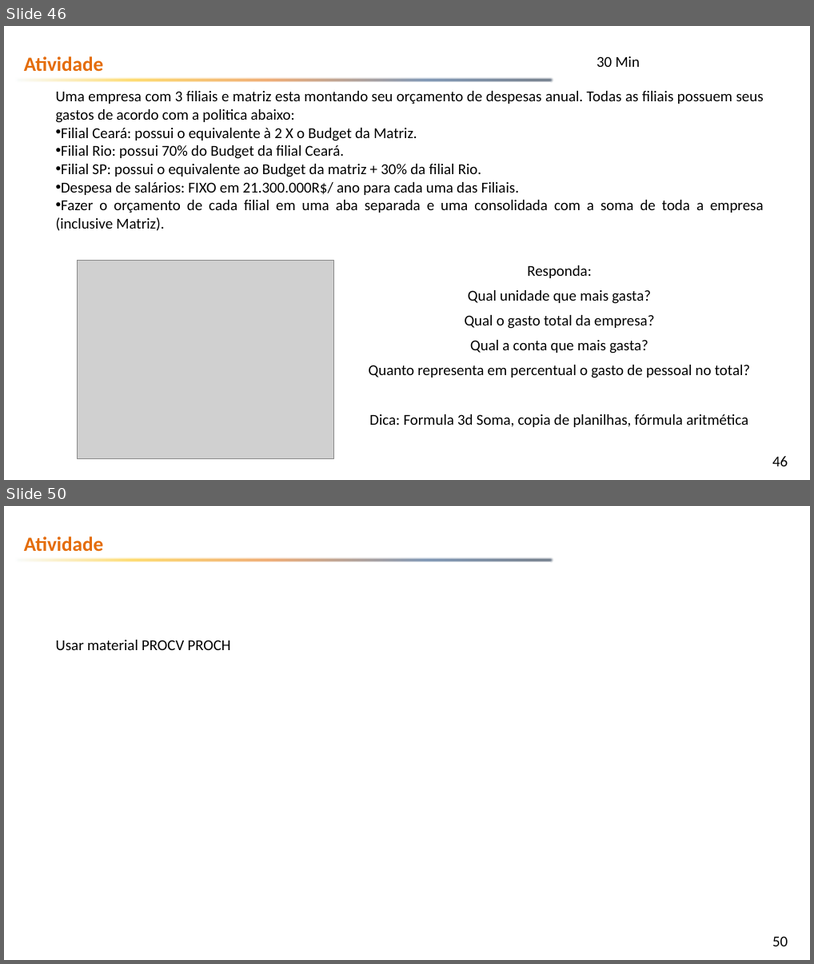
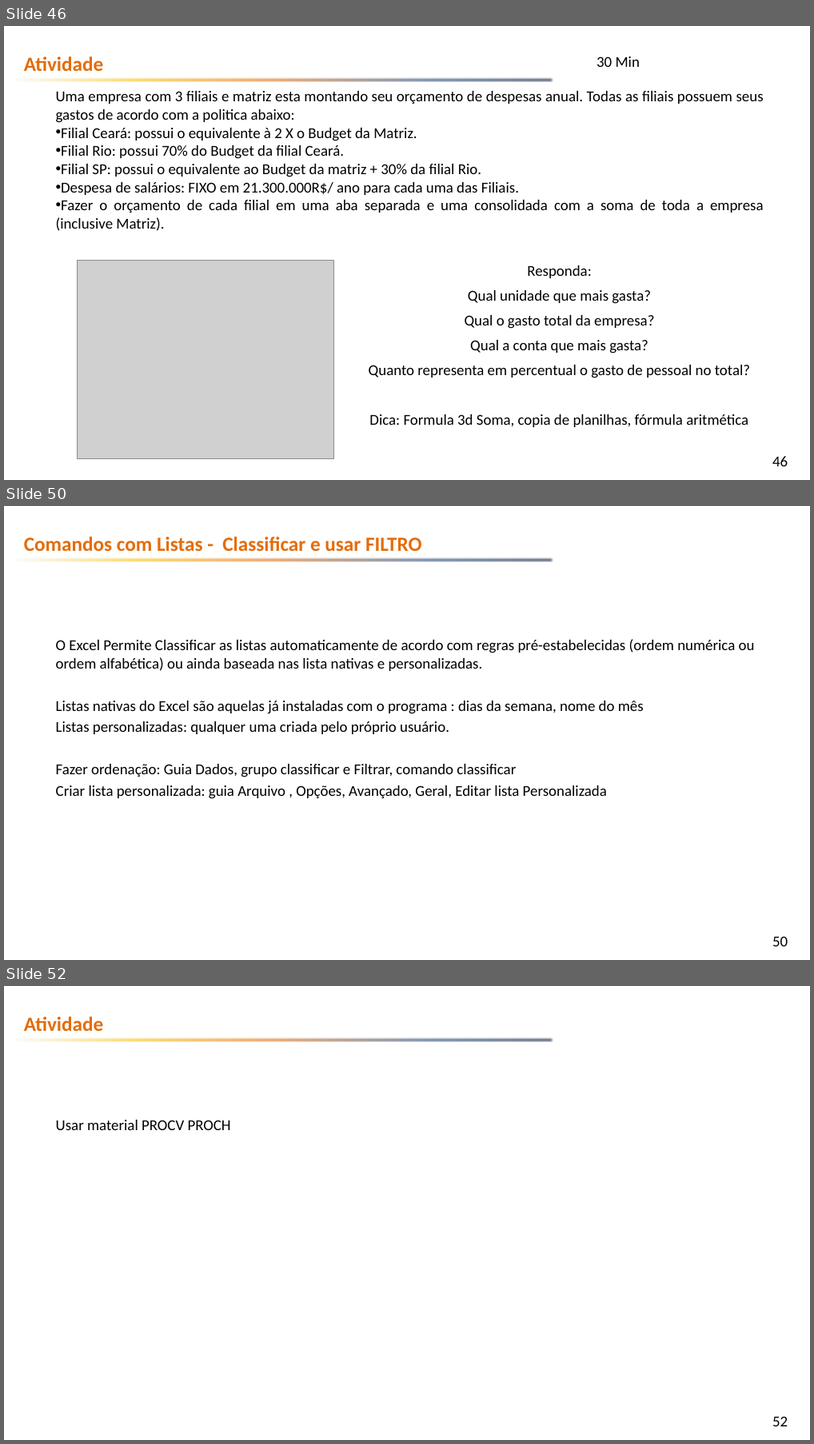
Before and after one commit to emerson-fenrir/Excel_Basico, a slide deck: Professor/Aula3.pptx. Shown one above the other, each under a label of ours: slides 46 and 50 before the commit, slides 46, 50 and 52 after it; the slides between them are not shown. The pictures are 814x964 and 814x1444 pixels, drawn with LibreOffice and Linux fonts; fonts in the diff are those of the drawing; grey boxes stand for pictures; background and template pictures are left out. Boxes give left, top, right and bottom in pixels: in the first picture for what was removed or moved away, otherwise in the second. Text is boxed around its words. In the diff, an @@ line names an element or a change of style, - is before the commit and + after.

```diff
--- a/Professor/Aula3.pptx
+++ b/Professor/Aula3.pptx
@@ slide 50 added at [4, 506, 810, 960], background picture (left out); not listed: 2 template elements that a slide beside it also shows @@
@@ text added at [24, 536, 422, 552], 24 pt, text #E46C0A, bold @@
+Comandos com Listas - Classificar e usar FILTRO
@@ text added at [56, 639, 755, 799], 18 pt, text #000000 @@
+O Excel Permite Classificar as listas automaticamente de acordo com regras pré-estabelecidas (ordem numérica ou ordem alfabética) ou ainda baseada nas lista nativas e personalizadas.
+Listas nativas do Excel são aquelas já instaladas com o programa : dias da semana, nome do mês
+Listas personalizadas: qualquer uma criada pelo próprio usuário.
+Fazer ordenação: Guia Dados, grupo classificar e Filtrar, comando classificar
+Criar lista personalizada: guia Arquivo , Opções, Avançado, Geral, Editar lista Personalizada
@@ what was slide 50 is now slide 52 @@
@@ page number at [773, 1416, 788, 1426]: text changed @@
-50
+52
```
Also in this commit, not shown: 4 slides changed, 3 other slides added, 1 slide removed, 30 other files.
